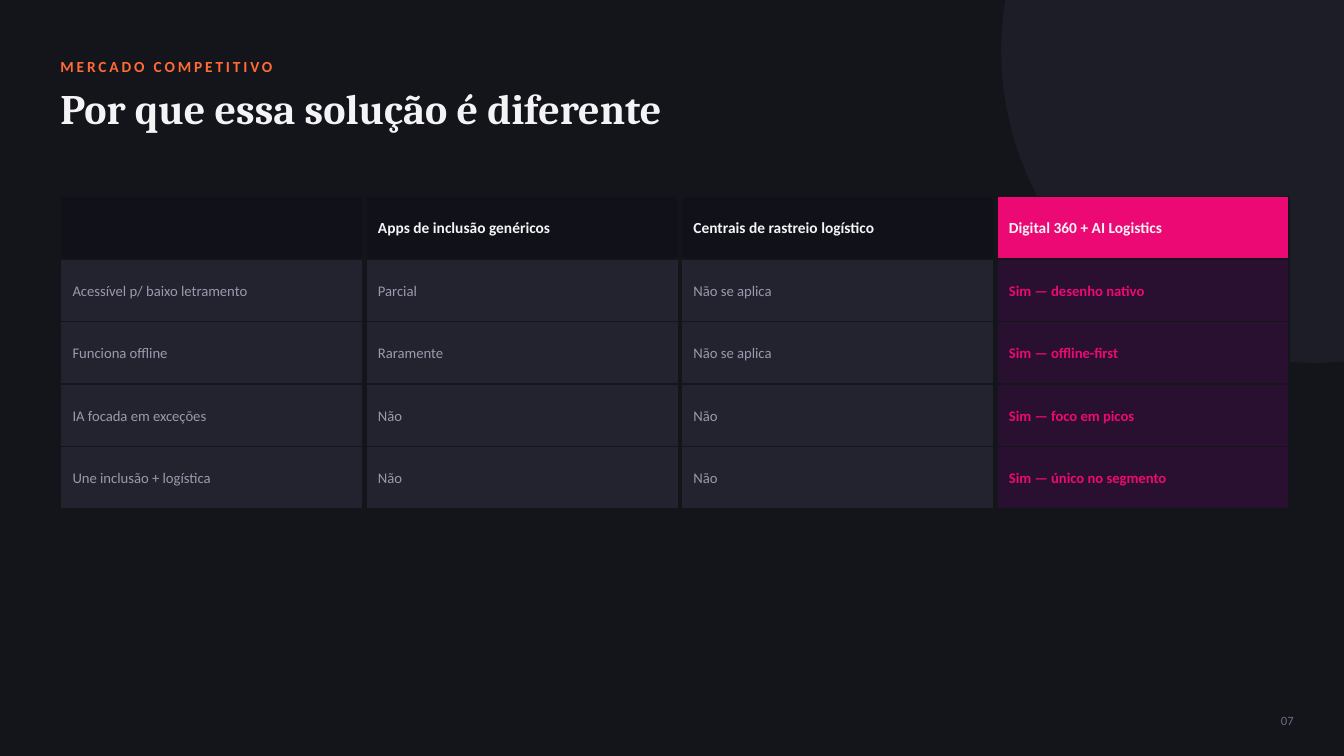
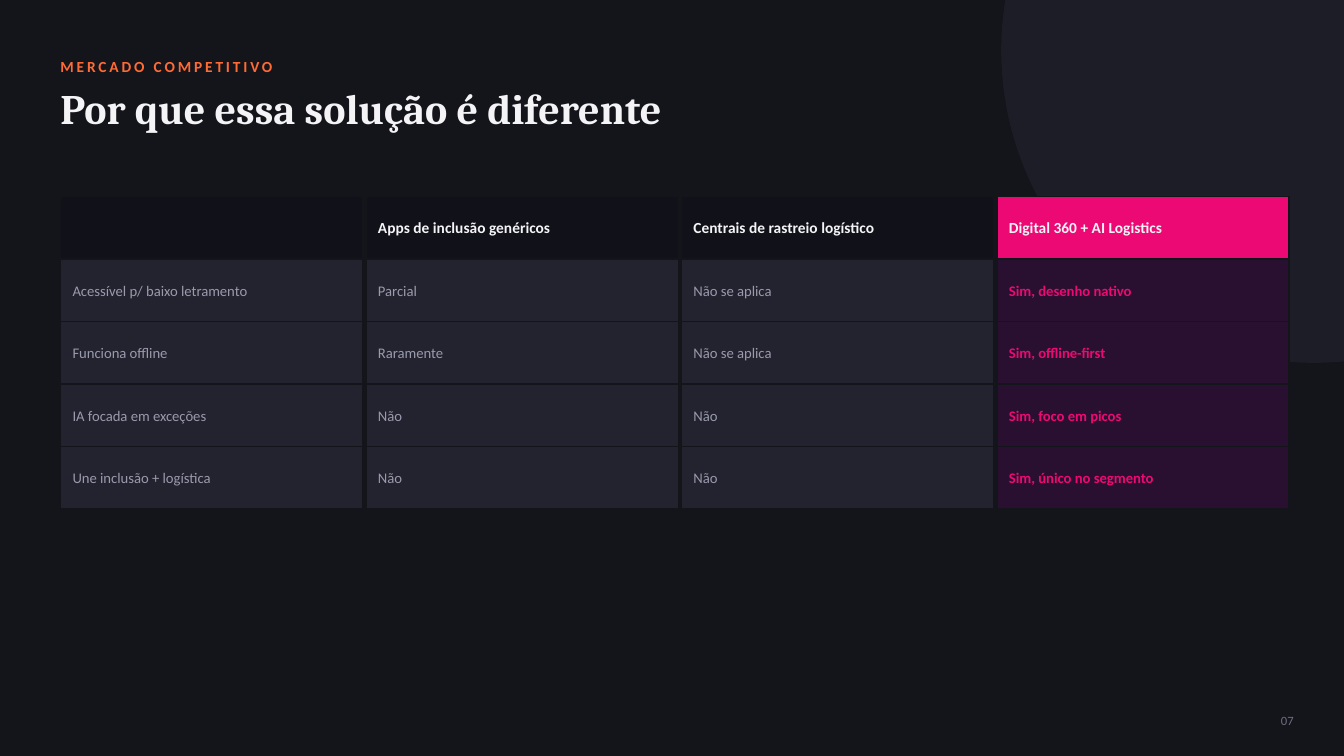
Before and after one commit to DevRafonalde/digital360_flutter, a slide deck: slide 7 of docs/atividade4/SLIDES_ATIVIDADE4.pptx. Drawn at 1344x756 pixels with LibreOffice and Linux fonts; fonts in the diff are those of the drawing. Boxes give left, top, right and bottom in pixels: in the first picture for what was removed or moved away, otherwise in the second. Text is boxed around its words. In the diff, an @@ line names an element or a change of style, - is before the commit and + after.

```diff
--- a/docs/atividade4/SLIDES_ATIVIDADE4.pptx
+++ b/docs/atividade4/SLIDES_ATIVIDADE4.pptx
@@ text at [1009, 285, 1132, 298]: text changed @@
-Sim — desenho nativo
+Sim, desenho nativo
@@ text at [1009, 347, 1105, 360]: text changed @@
-Sim — offline-first
+Sim, offline-first
@@ text at [1009, 410, 1121, 424]: text changed @@
-Sim — foco em picos
+Sim, foco em picos
@@ text at [1009, 472, 1154, 486]: text changed @@
-Sim — único no segmento
+Sim, único no segmento
```
Also in this commit, not shown: 7 other slides changed, 2 other files.
